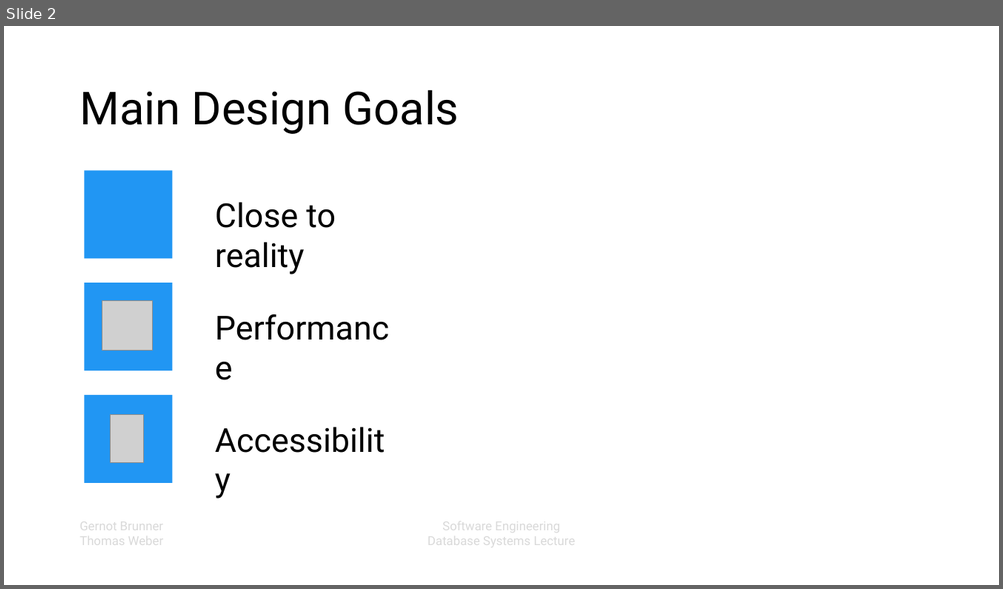
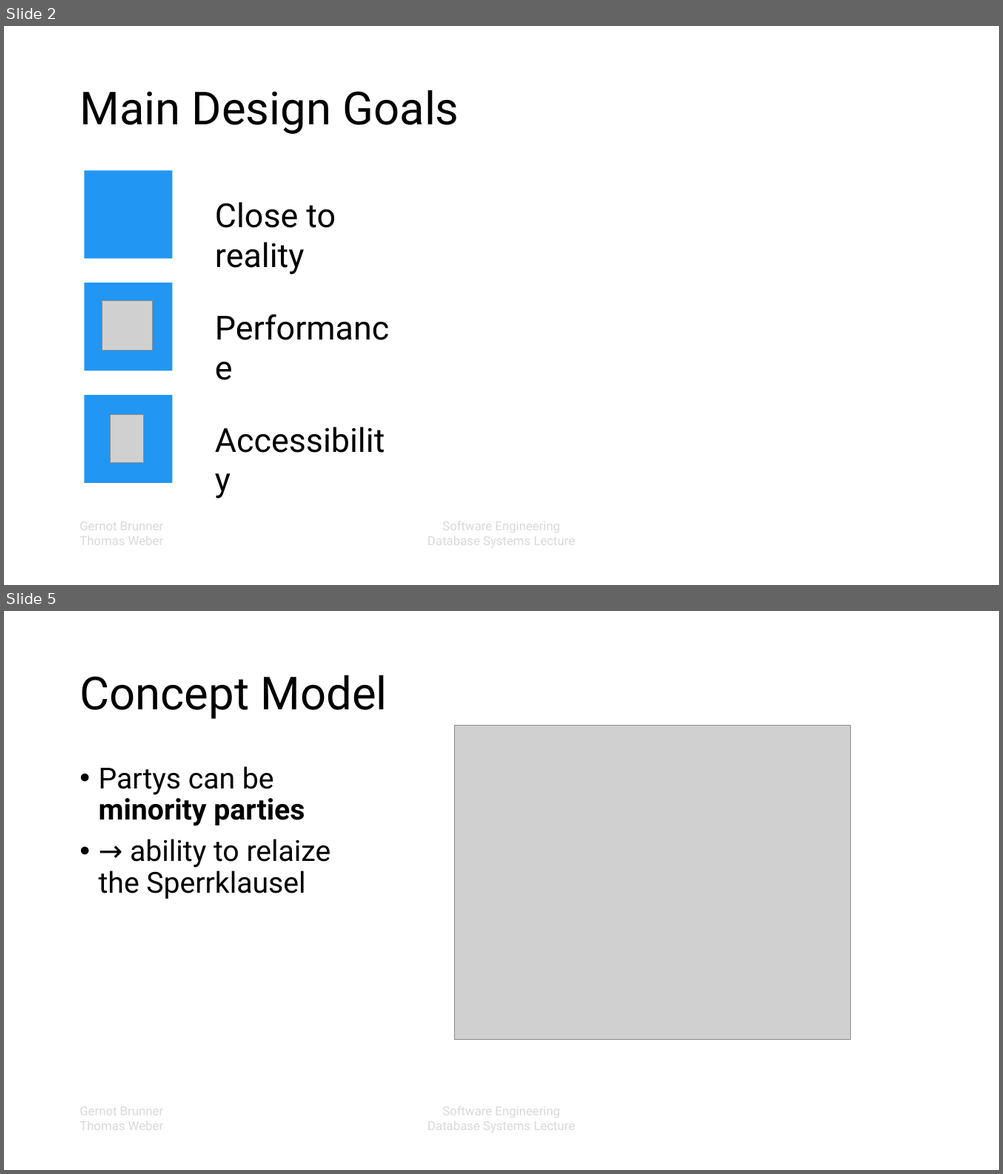
Before and after one commit to elordin/dbs, a slide deck: slides.pptx. Shown one above the other, each under a label of ours: slide 2 before the commit, slides 2 and 5 after it; the slides between them are not shown. The pictures are 1003x589 and 1003x1174 pixels, drawn with LibreOffice and Linux fonts; fonts in the diff are those of the drawing; grey boxes stand for pictures; background and template pictures are left out. Boxes give left, top, right and bottom in pixels: in the first picture for what was removed or moved away, otherwise in the second. Text is boxed around its words. In the diff, an @@ line names an element or a change of style, - is before the commit and + after.

Commit message:
-created section Concept Model and Database

```diff
--- a/slides.pptx
+++ b/slides.pptx
@@ slide 5 added at <box>4,611,999,1170</box>, background #FFFFFF; not listed: 2 template elements that a slide beside it also shows @@
@@ title added at <box>79,675,387,719</box>, 44 pt, text #000000 @@
+Concept Model
@@ picture added at <box>455,726,851,1040</box> @@
@@ text added at <box>99,766,331,899</box>, 28 pt, text #000000 @@
+• Partys can be minority parties
+• → ability to relaize the Sperrklausel
```
Also in this commit, not shown: 6 other slides added, 1 slide removed.
